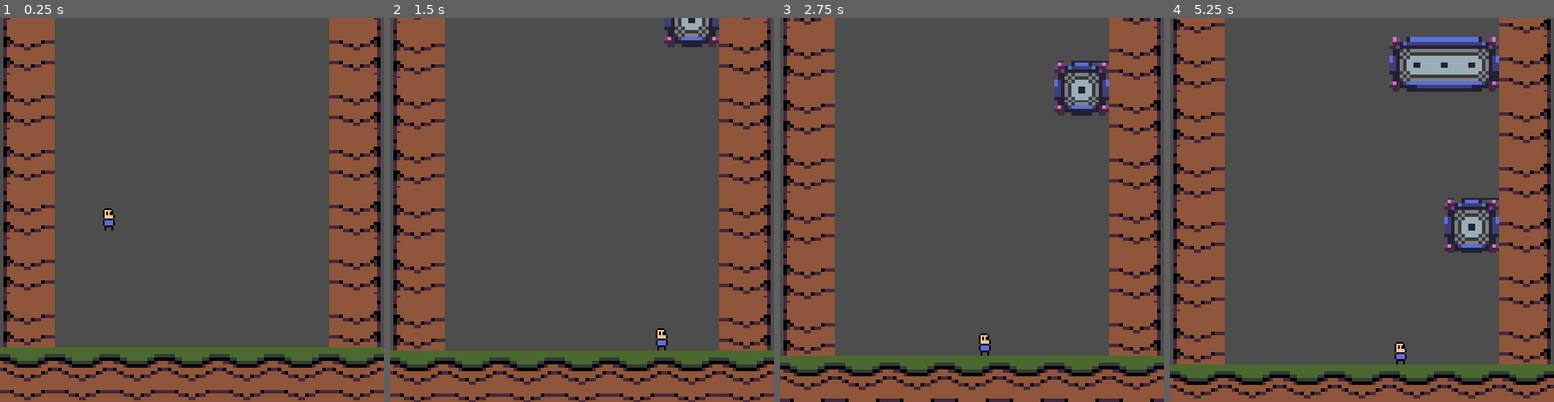
Above: before the commit, frames 1-4 (left to right).
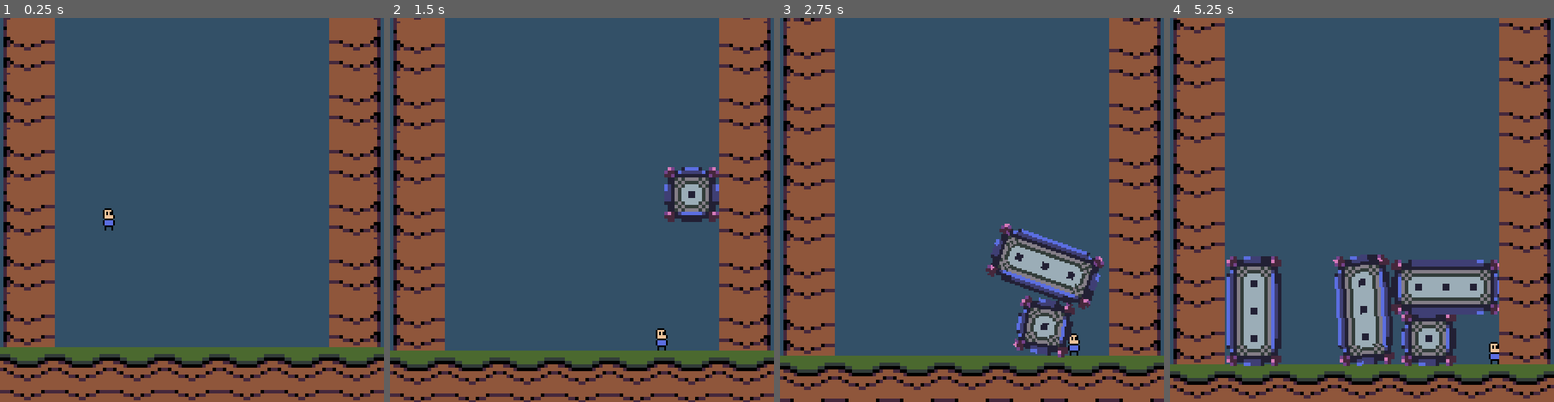
Above: after the commit, the same moments.

Repository: alfredmakes/LD54-Limited-Space
Game: Godot game, scene res://scenes/main.tscn
Same seed, same stepped clock (60 frames per second), same inputs: the game is played once before the commit and once after it.
Inputs:
- Up to frame 1 (0.25 s): no input
- Up to frame 2 (1.5 s): tap Enter (ui_accept) at 0.5, 0.77 s; hold Right (ui_right) from 0.53 s (still down)
- Up to frame 3 (2.75 s): tap Enter (ui_accept) at 1.52 s; release Right (ui_right) at 2.03 s; hold Left (ui_left) from 2.03 s (still down)
- Up to frame 4 (5.25 s): release Left (ui_left) at 2.78 s; hold Right (ui_right) 2.78-4.28 s; tap Enter (ui_accept) at 3.02, 3.77, 4.52 s; hold Left (ui_left) 4.28-5.03 s; hold Right (ui_right) from 5.03 s (still down)

The runs differ from the first frame. In frame 1, 63% of the frame differs, in the area x 0-100%, y 0-86%; in frame 2, 63%; in frame 3, 64%; in frame 4, 65%, in the area x 0-100%, y 0-91%.

Commit message:
Now the block fall down owie

Diff:
--- a/project.godot
+++ b/project.godot
@@ -30,3 +30,4 @@
 [rendering]
 
 textures/canvas_textures/default_texture_filter=0
+environment/defaults/default_clear_color=Color(0.2, 0.313726, 0.403922, 1)
--- a/scenes/main.gd
+++ b/scenes/main.gd
@@ -41,7 +41,7 @@
 func spawn_block() -> void:
 	var block_scene = block_scenes.pick_random()
 
-	var block_instance = block_scene.instantiate() as AnimatableBody2D
+	var block_instance = block_scene.instantiate() as Block
 
 	var spawn_location = spawn_locations.slice(
 		0, spawn_locations.size() + 1 - block_instance.block_unit_width).pick_random()
--- a/scenes/obstacles/Block.tscn
+++ b/scenes/obstacles/Block.tscn
@@ -6,8 +6,7 @@
 [sub_resource type="RectangleShape2D" id="RectangleShape2D_fuw1v"]
 size = Vector2(30, 32)
 
-[node name="Block" type="AnimatableBody2D"]
-sync_to_physics = false
+[node name="Block" type="RigidBody2D"]
 script = ExtResource("1_eiiv0")
 block_unit_width = 1
 
--- a/scenes/obstacles/Block_1x2.tscn
+++ b/scenes/obstacles/Block_1x2.tscn
@@ -6,8 +6,7 @@
 [sub_resource type="RectangleShape2D" id="RectangleShape2D_jx508"]
 size = Vector2(30, 64)
 
-[node name="Block1x2" type="AnimatableBody2D"]
-sync_to_physics = false
+[node name="Block1x2" type="RigidBody2D"]
 script = ExtResource("1_nppi2")
 block_unit_width = 1
 
--- a/scenes/obstacles/Block_2x1.tscn
+++ b/scenes/obstacles/Block_2x1.tscn
@@ -6,8 +6,7 @@
 [sub_resource type="RectangleShape2D" id="RectangleShape2D_pcwvb"]
 size = Vector2(62, 32)
 
-[node name="Block2x1" type="AnimatableBody2D"]
-sync_to_physics = false
+[node name="Block2x1" type="RigidBody2D"]
 script = ExtResource("1_w20b7")
 block_unit_width = 2
 
--- a/scenes/obstacles/block.gd
+++ b/scenes/obstacles/block.gd
@@ -1,19 +1,9 @@
 class_name Block
-extends AnimatableBody2D
+extends RigidBody2D
 
 @export var fall_speed: float = 0.5
 @export var block_unit_width: int
 
 
-func _physics_process(delta: float) -> void:
-	var collision_info = move_and_collide(Vector2(0,fall_speed))
-
-	if not collision_info: return
-
-	if collision_info.get_remainder().length() < 0.1:
-		GameEvents.block_landed.emit()
-		set_physics_process(false)
-
-
-func _on_hitbox_body_entered(body: Node2D) -> void:
-	print(body)
+func _ready() -> void:
+	linear_velocity = Vector2(0, fall_speed)
